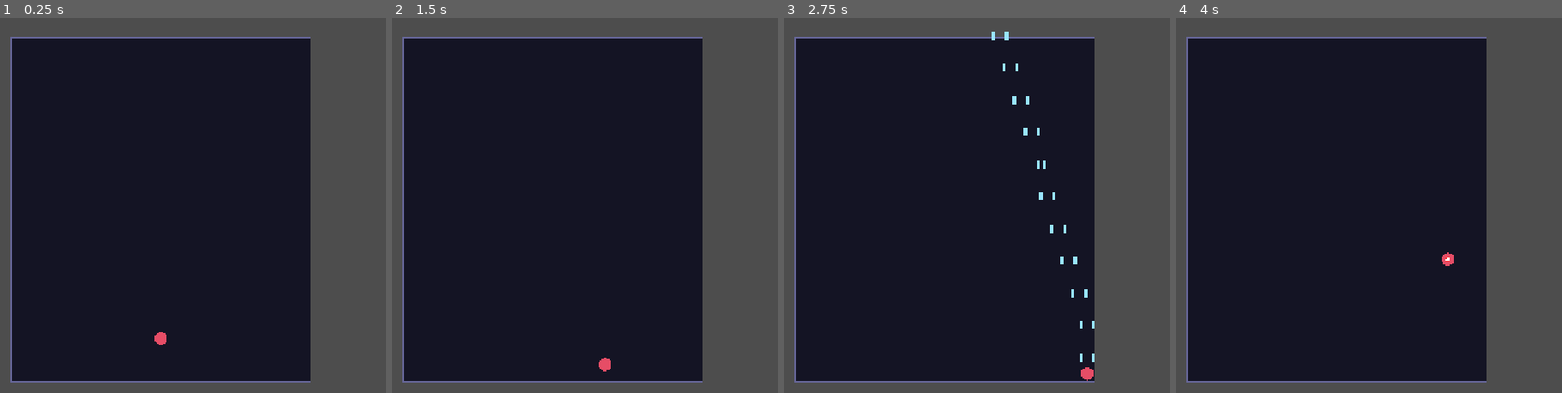
Above: before the commit, frames 1-4 (left to right).
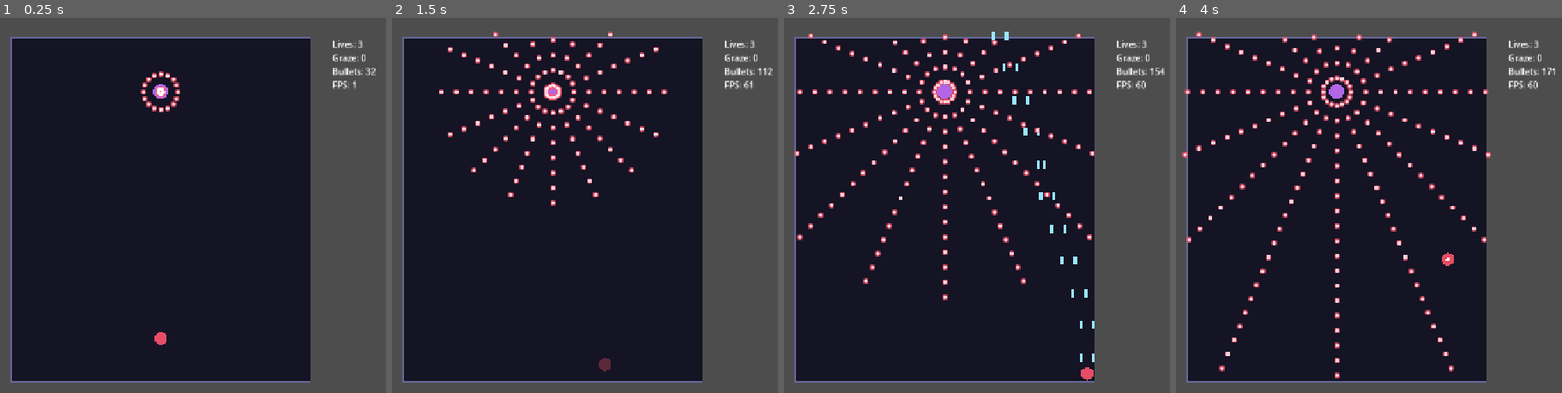
Above: after the commit, the same moments.

Repository: ZeynTheDev/danmaku-game-godot
Game: Godot game, scene res://scenes/stage.tscn
The game is run twice, just before and just after one commit, with the same random seed, the same clock (stepped at 60 frames per second) and the same inputs.
Inputs:
- Up to frame 1 (0.25 s): no input
- Up to frame 2 (1.5 s): hold Right (move_right) 0.53-1.28 s; hold Shift (focus) 0.53-1.28 s; hold Down (move_down) from 1.28 s (still down); tap Shift (focus) at 1.35 s
- Up to frame 3 (2.75 s): release Down (move_down) at 2.03 s; hold Right (move_right) from 2.03 s (still down); hold Z (shoot) from 2.03 s (still down); tap Shift (focus) at 2.3 s
- Up to frame 4 (4 s): release Right (move_right) at 2.78 s; release Z (shoot) at 2.78 s; hold Up (move_up) 2.78-3.53 s; tap Shift (focus) at 2.85 s; hold Left (move_left) from 3.53 s (still down); hold Shift (focus) from 3.53 s (still down)

The runs differ from the first frame. In frame 1, 0.8% of the frame differs, in the area x 36-98%, y 5-26%; in frame 2, 2.6%; in frame 3, 3.4%; in frame 4, 3.9%, in the area x 1-99%, y 3-97%.

Commit message:
M2: bullet system, patterns, lives and respawn

Diff:
--- a/scenes/stage.tscn
+++ b/scenes/stage.tscn
@@ -1,9 +1,17 @@
-[gd_scene load_steps=3 format=3 uid="uid://b321486nogbp0"]
+[gd_scene load_steps=5 format=3 uid="uid://b321486nogbp0"]
 
 [ext_resource type="Script" uid="uid://dp0854jhvyt3e" path="res://scripts/stage.gd" id="1_gi7kc"]
 [ext_resource type="PackedScene" uid="uid://cvaf5ce257nxi" path="res://scenes/player.tscn" id="2_kewym"]
+[ext_resource type="Script" uid="uid://cqsbppsp28gkc" path="res://scripts/bullet_manager.gd" id="3_6c5u0"]
+[ext_resource type="Script" uid="uid://cfy8o7dlsxir0" path="res://scripts/pattern_emitter.gd" id="4_vcsse"]
 
 [node name="Stage" type="Node2D"]
 script = ExtResource("1_gi7kc")
 
 [node name="Player" parent="." instance=ExtResource("2_kewym")]
+
+[node name="BulletManager" type="Node2D" parent="."]
+script = ExtResource("3_6c5u0")
+
+[node name="Emitter" type="Node2D" parent="."]
+script = ExtResource("4_vcsse")
--- /dev/null
+++ b/scripts/bullet_manager.gd
@@ -0,0 +1,157 @@
+class_name BulletManager
+extends Node2D
+
+signal player_hit
+signal player_grazed
+
+const GRAZE_DISTANCE := 14.0
+const MAX_BULLETS := 4000          # extra spawns are ignored beyond this
+const FLOATS_PER_INSTANCE := 12    # 8 for the 2D transform + 4 for the color
+const CORE_SCALE := 0.55           # size of the white core relative to the body
+
+class Bullet:
+	var pos := Vector2.ZERO
+	var vel := Vector2.ZERO
+	var radius := 5.0
+	var color := Color.WHITE
+	var grazed := false
+
+var player: Player
+var bullets: Array = []
+
+var _field: Rect2
+var _body_mm: MultiMesh
+var _core_mm: MultiMesh
+var _body_buf := PackedFloat32Array()
+var _core_buf := PackedFloat32Array()
+
+func _ready() -> void:
+	z_index = 10   # enemy bullets draw above the player and player shots
+	_field = Game.PLAYFIELD.grow(8.0)
+
+	var tex := _make_circle_texture()
+	_body_mm = _make_layer(tex)   # added first, so it draws underneath
+	_core_mm = _make_layer(tex)   # white cores on top
+
+	# Buffers are filled with zeros; only the non-zero slots get written each frame
+	_body_buf.resize(MAX_BULLETS * FLOATS_PER_INSTANCE)
+	_core_buf.resize(MAX_BULLETS * FLOATS_PER_INSTANCE)
+
+	# Core color never changes, so set it to white once
+	for n in MAX_BULLETS:
+		var base := n * FLOATS_PER_INSTANCE
+		_core_buf[base + 8] = 1.0
+		_core_buf[base + 9] = 1.0
+		_core_buf[base + 10] = 1.0
+		_core_buf[base + 11] = 1.0
+
+func spawn(pos: Vector2, vel: Vector2, radius := 5.0, color := Color(1.0, 0.35, 0.45)) -> void:
+	if bullets.size() >= MAX_BULLETS:
+		return
+	var b := Bullet.new()
+	b.pos = pos
+	b.vel = vel
+	b.radius = radius
+	b.color = color
+	bullets.append(b)
+
+func clear() -> void:
+	bullets.clear()
+
+func _process(delta: float) -> void:
+	var hit := false
+	var can_hit := player != null and player.is_vulnerable()
+	var player_pos := player.global_position if player != null else Vector2.ZERO
+
+	# Iterate backwards so we can remove bullets safely as we go
+	var i := bullets.size() - 1
+	while i >= 0:
+		var b: Bullet = bullets[i]
+		b.pos += b.vel * delta
+
+		if not _field.has_point(b.pos):
+			_remove_at(i)
+		elif player != null:
+			var d2 := b.pos.distance_squared_to(player_pos)
+			var hit_r := b.radius + Player.HITBOX_RADIUS
+			if can_hit and d2 <= hit_r * hit_r:
+				hit = true
+			elif not b.grazed:
+				var graze_r := hit_r + GRAZE_DISTANCE
+				if d2 <= graze_r * graze_r:
+					b.grazed = true
+					player_grazed.emit()
+		i -= 1
+
+	# Emit after the loop, because the hit handler clears the bullet array
+	if hit:
+		player_hit.emit()
+
+	_update_render()
+
+# Swap-and-pop removal: O(1) instead of shifting the whole array
+func _remove_at(i: int) -> void:
+	bullets[i] = bullets[bullets.size() - 1]
+	bullets.pop_back()
+
+# Copies bullet data into the MultiMesh buffers.
+# Per instance layout: [sx, 0, 0, x,  0, sy, 0, y,  r, g, b, a]
+func _update_render() -> void:
+	var count := mini(bullets.size(), MAX_BULLETS)
+	var o := 0
+	for n in count:
+		var b: Bullet = bullets[n]
+		var d := b.radius * 2.0
+		var cd := d * CORE_SCALE
+
+		_body_buf[o] = d
+		_body_buf[o + 3] = b.pos.x
+		_body_buf[o + 5] = d
+		_body_buf[o + 7] = b.pos.y
+		_body_buf[o + 8] = b.color.r
+		_body_buf[o + 9] = b.color.g
+		_body_buf[o + 10] = b.color.b
+		_body_buf[o + 11] = b.color.a
+
+		_core_buf[o] = cd
+		_core_buf[o + 3] = b.pos.x
+		_core_buf[o + 5] = cd
+		_core_buf[o + 7] = b.pos.y
+
+		o += FLOATS_PER_INSTANCE
+
+	_body_mm.buffer = _body_buf
+	_core_mm.buffer = _core_buf
+	_body_mm.visible_instance_count = count
+	_core_mm.visible_instance_count = count
+
+# One MultiMesh layer: a 1x1 quad that gets scaled and tinted per instance
+func _make_layer(tex: Texture2D) -> MultiMesh:
+	var mm := MultiMesh.new()
+	mm.transform_format = MultiMesh.TRANSFORM_2D   # these two must be set
+	mm.use_colors = true                           # before instance_count
+	var quad := QuadMesh.new()
+	quad.size = Vector2.ONE
+	mm.mesh = quad
+	mm.instance_count = MAX_BULLETS
+	mm.visible_instance_count = 0
+
+	var inst := MultiMeshInstance2D.new()
+	inst.multimesh = mm
+	inst.texture = tex
+	inst.texture_filter = CanvasItem.TEXTURE_FILTER_LINEAR_WITH_MIPMAPS
+	add_child(inst)
+	return mm
+
+# A white soft-edged disc, generated in code so no asset file is needed
+func _make_circle_texture() -> ImageTexture:
+	var size := 64
+	var img := Image.create(size, size, true, Image.FORMAT_RGBA8)
+	var c := (size - 1) / 2.0
+	for y in size:
+		for x in size:
+			var d := Vector2(x - c, y - c).length() / (size / 2.0)
+			var a := clampf((1.0 - d) / 0.08, 0.0, 1.0)
+			img.set_pixel(x, y, Color(1, 1, 1, a))
+	img.generate_mipmaps()
+	return ImageTexture.create_from_image(img)
--- /dev/null
+++ b/scripts/emitter.gd
@@ -0,0 +1 @@
+extends Node2D
--- /dev/null
+++ b/scripts/pattern_emitter.gd
@@ -0,0 +1,59 @@
+class_name PatternEmitter
+extends Node2D
+
+enum Pattern { AIMED, RING, SPIRAL }
+
+@export var pattern: Pattern = Pattern.RING
+@export var fire_interval := 0.2     # seconds between shots (keep above 0)
+@export var bullet_speed := 140.0
+@export var bullet_count := 16       # ring: bullets per ring | aimed: bullets in fan | spiral: arms
+@export var spread_deg := 40.0       # aimed: total fan width
+@export var spin_deg := 7.0          # spiral: how far the angle advances each shot
+@export var bullet_radius := 5.0
+@export var bullet_color := Color(1.0, 0.35, 0.45)
+
+var manager: BulletManager
+var target: Node2D
+
+var _timer := 0.0
+var _spin := 0.0
+
+func _process(delta: float) -> void:
+	if manager == null:
+		return
+	_timer -= delta
+	if _timer <= 0.0:
+		_timer += fire_interval
+		_fire()
+
+func _fire() -> void:
+	match pattern:
+		Pattern.AIMED:
+			_fire_aimed()
+		Pattern.RING:
+			_fire_ring(0.0)
+		Pattern.SPIRAL:
+			_fire_ring(deg_to_rad(_spin))
+			_spin += spin_deg
+
+# A fan of bullets centered on the player
+func _fire_aimed() -> void:
+	if target == null:
+		return
+	var base := (target.global_position - global_position).angle()
+	var spread := deg_to_rad(spread_deg)
+	for i in bullet_count:
+		var t := 0.5 if bullet_count == 1 else float(i) / (bullet_count - 1)
+		var angle := base + lerpf(-spread / 2.0, spread / 2.0, t)
+		_spawn(angle)
+
+# Evenly spaced bullets around a circle (also the building block of spirals)
+func _fire_ring(offset: float) -> void:
+	for i in bullet_count:
+		_spawn(offset + TAU * i / bullet_count)
+
+func _spawn(angle: float) -> void:
+	manager.spawn(global_position, Vector2.from_angle(angle) * bullet_speed, bullet_radius, bullet_color)
+
+func _draw() -> void:
+	draw_circle(Vector2.ZERO, 14, Color(0.7, 0.4, 0.9))
--- a/scripts/player.gd
+++ b/scripts/player.gd
@@ -1,25 +1,68 @@
+class_name Player
 extends Area2D
 
+signal respawned
+signal died
+
+const HITBOX_RADIUS := 3.0
 const SHOT_SCENE := preload("res://scenes/player_shot.tscn")
 
 @export var speed_normal := 300.0
 @export var speed_focus := 130.0
 @export var fire_rate := 16.0   # shots per second
-@export var margin := 14.0      # keeps the sprite inside the playfield edge
+@export var margin := 14.0
+@export var start_lives := 3
+@export var respawn_invincibility := 2.0   # seconds
+
+var lives := 0
+var spawn_position := Vector2.ZERO
 
 var _fire_cooldown := 0.0
 var _focused := false
+var _invincible_timer := 0.0
+
+func _ready() -> void:
+	lives = start_lives
 
 func _process(delta: float) -> void:
+	if lives <= 0:
+		return
+	_update_invincibility(delta)
 	_update_focus()
 	_move(delta)
 	_handle_shooting(delta)
+
+func is_vulnerable() -> bool:
+	return lives > 0 and _invincible_timer <= 0.0
+
+func take_hit() -> void:
+	if not is_vulnerable():
+		return
+	lives -= 1
+	if lives <= 0:
+		visible = false
+		died.emit()
+	else:
+		respawn()
+
+func respawn() -> void:
+	position = spawn_position
+	_invincible_timer = respawn_invincibility
+	respawned.emit()
+
+func _update_invincibility(delta: float) -> void:
+	if _invincible_timer > 0.0:
+		_invincible_timer -= delta
+		# Blink while invincible
+		modulate.a = 0.35 if int(_invincible_timer * 12.0) % 2 == 0 else 1.0
+		if _invincible_timer <= 0.0:
+			modulate.a = 1.0
 
 func _update_focus() -> void:
 	var now_focused := Input.is_action_pressed("focus")
 	if now_focused != _focused:
 		_focused = now_focused
-		queue_redraw()  # only redraw when the look changes
+		queue_redraw()
 
 func _move(delta: float) -> void:
 	var dir := Input.get_vector("move_left", "move_right", "move_up", "move_down")
@@ -37,7 +80,6 @@
 		_shoot()
 
 func _shoot() -> void:
-	# Shots are wider apart normally and tighter when focused
 	var offset := 5.0 if _focused else 12.0
 	for side in [-1, 1]:
 		var shot := SHOT_SCENE.instantiate()
@@ -47,6 +89,5 @@
 func _draw() -> void:
 	draw_circle(Vector2.ZERO, 12, Color(0.9, 0.3, 0.4))
 	if _focused:
-		# Show the hitbox while focusing
 		draw_circle(Vector2.ZERO, 4, Color.WHITE)
 		draw_arc(Vector2.ZERO, 4, 0.0, TAU, 24, Color(1, 0.2, 0.2), 1.5)
--- a/scripts/stage.gd
+++ b/scripts/stage.gd
@@ -1,10 +1,46 @@
 extends Node2D
 
+@onready var _player: Player = $Player
+@onready var _bullets: BulletManager = $BulletManager
+@onready var _emitter: PatternEmitter = $Emitter
+
+var _graze := 0
+var _game_over := false
+var _debug_label := Label.new()
+
 func _ready() -> void:
-	$Player.position = Vector2(
-		Game.PLAYFIELD.get_center().x,
-		Game.PLAYFIELD.end.y - 80
-	)
+	# Temporary debug text, replaced by a real HUD in M5
+	_debug_label.position = Vector2(680, 40)
+	add_child(_debug_label)
+
+	_bullets.player = _player
+	_emitter.manager = _bullets
+	_emitter.target = _player
+	_emitter.position = Vector2(Game.PLAYFIELD.get_center().x, Game.PLAYFIELD.position.y + 100)
+
+	_bullets.player_hit.connect(_player.take_hit)
+	_bullets.player_grazed.connect(_on_player_grazed)
+	_player.respawned.connect(_bullets.clear)   # classic: dying clears the screen
+	_player.died.connect(_on_player_died)
+
+	_player.spawn_position = Vector2(Game.PLAYFIELD.get_center().x, Game.PLAYFIELD.end.y - 80)
+	_player.respawn()
+
+func _process(_delta: float) -> void:
+	if _game_over:
+		return
+	_debug_label.text = "Lives: %d\nGraze: %d\nBullets: %d\nFPS: %d" % [
+		_player.lives, _graze, _bullets.bullets.size(), Engine.get_frames_per_second()
+	]
+
+func _on_player_grazed() -> void:
+	_graze += 1
+
+func _on_player_died() -> void:
+	_game_over = true
+	_debug_label.text = "GAME OVER\nRestarting..."
+	await get_tree().create_timer(2.0).timeout
+	get_tree().reload_current_scene()
 
 func _draw() -> void:
 	draw_rect(Game.PLAYFIELD, Color(0.08, 0.08, 0.14))
Not shown, added: scripts/bullet_manager.gd.uid
Not shown, added: scripts/emitter.gd.uid
Not shown, added: scripts/pattern_emitter.gd.uid
